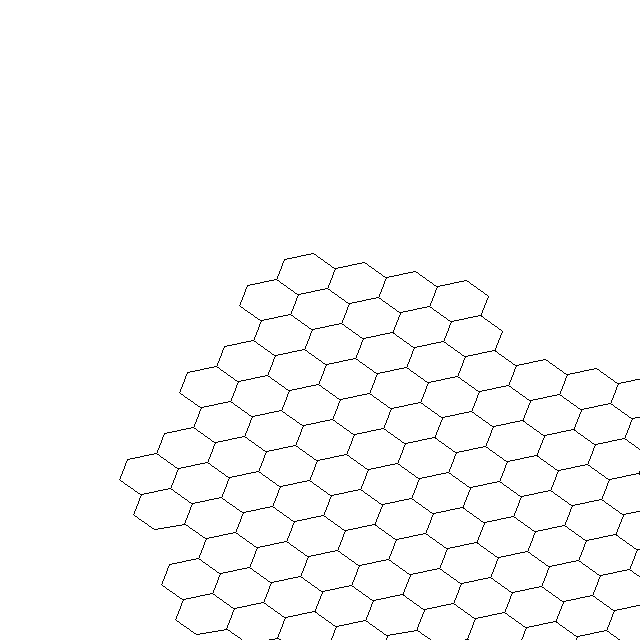
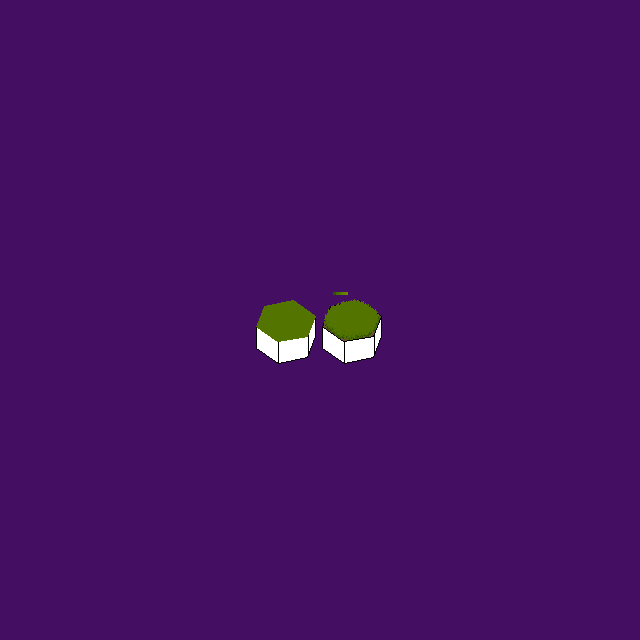
Before/after of a 640x640 layered artwork. What changed in the layer stack:
removed layer "Layer 1 copy 10" over [119, 253, 640, 640]
added layer "Layer 2" above "Layer 3" over [333, 292, 348, 295]
added layer "Layer 1 copy 3" above "Layer 1 copy" over [324, 299, 380, 340]
added layer "Layer 1 copy" above "Layer 1" over [322, 300, 382, 364]
added layer "Layer 1" above "Layer 1 copy 2" over [256, 300, 316, 364]
painted on "Background" over [0, 0, 640, 640]
